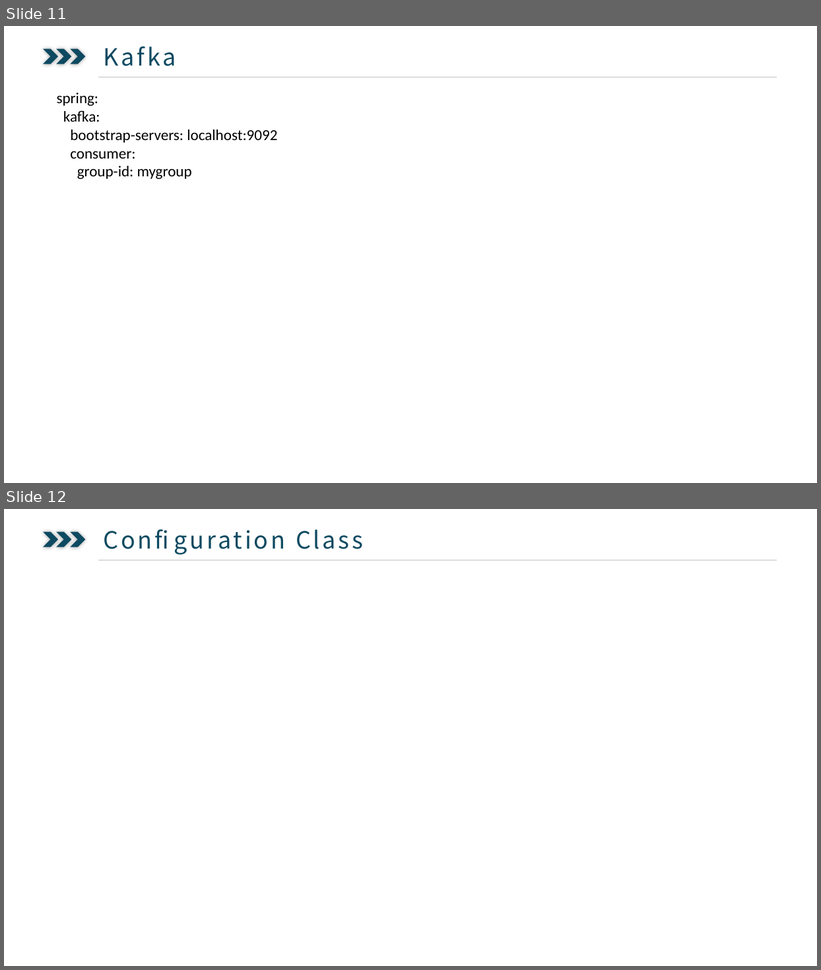
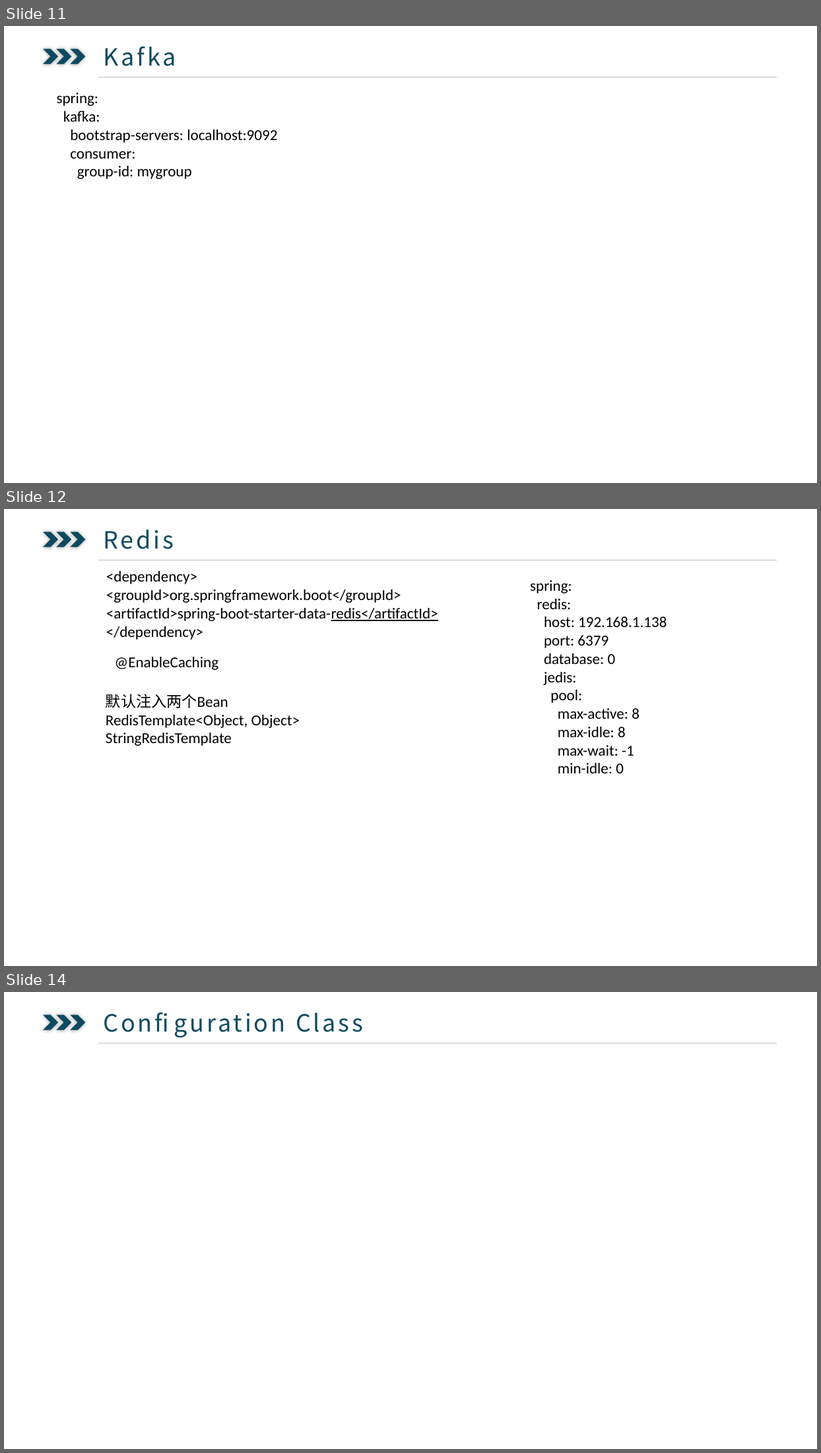
Before and after one commit to ysglyl/ppts, a slide deck: springboot.pptx. Shown one above the other, each under a label of ours: slides 11 and 12 before the commit, slides 11, 12 and 14 after it; the slides between them are not shown. The pictures are 821x970 and 821x1453 pixels, drawn with LibreOffice and Linux fonts; fonts in the diff are those of the drawing. Boxes give left, top, right and bottom in pixels: in the first picture for what was removed or moved away, otherwise in the second. Text is boxed around its words. In the diff, an @@ line names an element or a change of style, - is before the commit and + after.

```diff
--- a/springboot.pptx
+++ b/springboot.pptx
@@ slide 12 added at (4,509,817,966), background #FFFFFF @@
@@ text added at (98,523,452,557), 28 pt, text #0D4960 @@
+  Redis
@@ chevron added at (43,531,58,547), fill #0D4960 @@
@@ chevron added at (56,531,72,547), fill #0D4960 @@
@@ chevron added at (71,531,86,547), fill #0D4960 @@
@@ line added from (98, 560) to (778, 560), #BFBFBF 0.5 pt @@
@@ text added at (106,571,438,640), 18 pt, text #000000 @@
+<dependency>
+<groupId>org.springframework.boot</groupId>
+<artifactId>spring-boot-starter-data-redis</artifactId>
+</dependency>
@@ text added at (530,580,667,774), 18 pt, text #000000 @@
+spring:
+redis:
+host: 192.168.1.138
+port: 6379
+database: 0
+jedis:
+pool:
+max-active: 8
+max-idle: 8
+max-wait: -1
+min-idle: 0
@@ text added at (115,657,218,670), 18 pt, text #000000 @@
+@EnableCaching
@@ text added at (106,694,300,746), 18 pt, text #000000 @@
+默认注入两个Bean
+RedisTemplate<Object, Object>
+StringRedisTemplate
@@ what was slide 12 is now slide 14 @@
```
Also in this commit, not shown: 1 slide changed, 1 other slide added, 2 slides removed, 12 other files.
